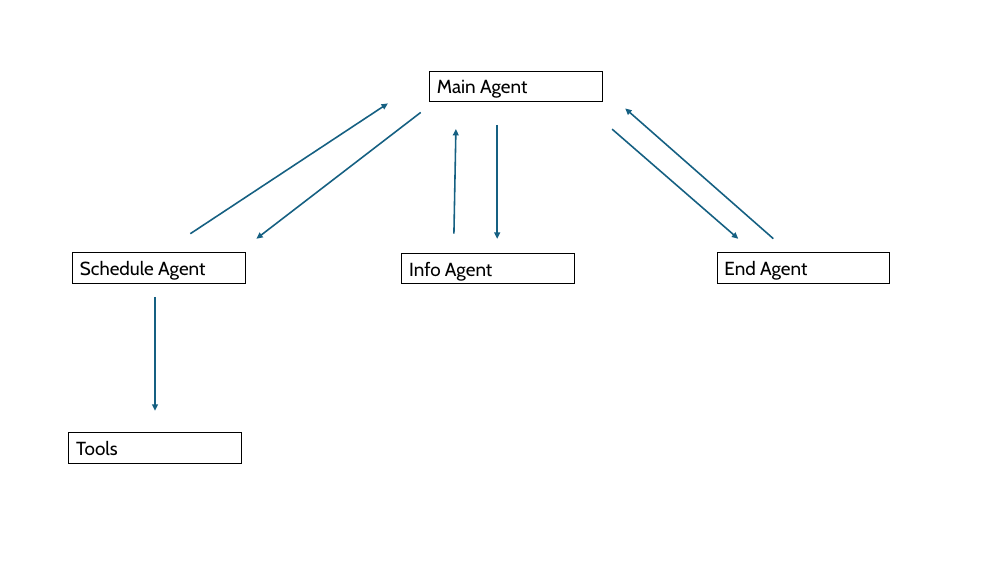
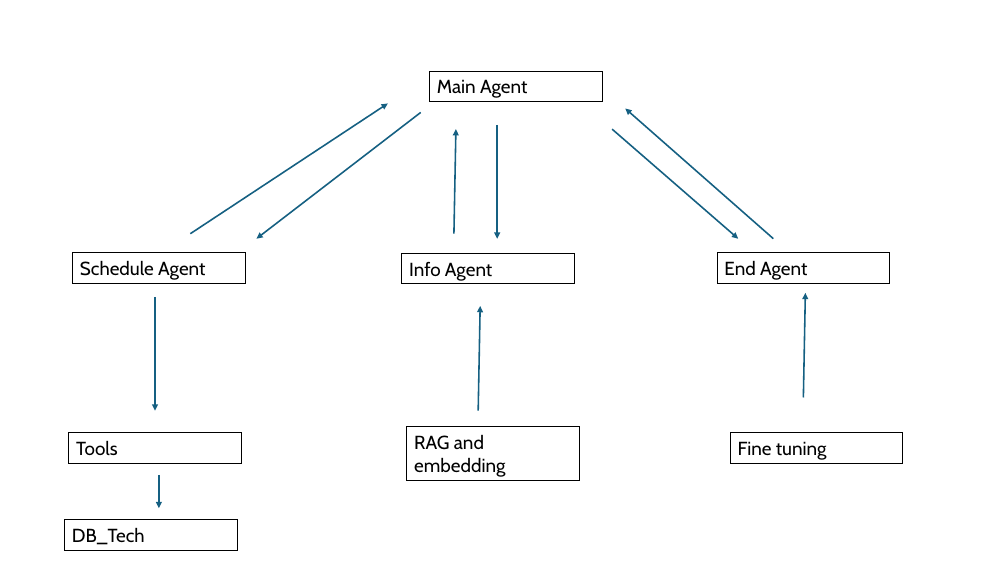
Before and after one commit to bermanalon/GenAI_final_project, a slide deck: slide 1 of מצגת1.pptx. Drawn at 1008x567 pixels with LibreOffice and Linux fonts; fonts in the diff are those of the drawing. Boxes give left, top, right and bottom in pixels: in the first picture for what was removed or moved away, otherwise in the second. Text is boxed around its words. In the diff, an @@ line names an element or a change of style, - is before the commit and + after.

```diff
--- a/מצגת1.pptx
+++ b/מצגת1.pptx
@@ arrow added from (804, 398) to (805, 293), #156082 1.5 pt @@
@@ arrow added from (479, 411) to (480, 306), #156082 1.5 pt @@
@@ rectangle added at (407, 427, 579, 481), outline #000000 0.75 pt, 18 pt, text #000000 @@
+RAG and embedding
@@ rectangle added at (730, 433, 903, 464), outline #000000 0.75 pt, 18 pt, text #000000 @@
+Fine tuning
@@ arrow added from (159, 475) to (159, 508), #156082 1.5 pt @@
@@ rectangle added at (64, 520, 237, 550), outline #000000 0.75 pt, 18 pt, text #000000 @@
+DB_Tech
```
Also in this commit, not shown: 4 other files.
